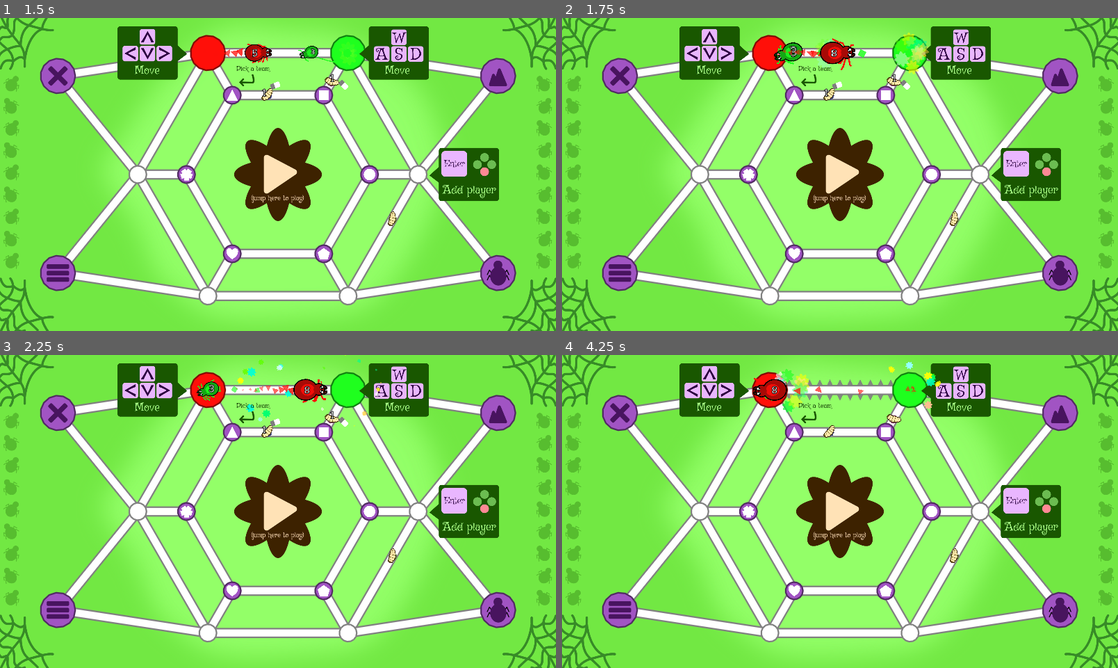
Above: before the commit, frames 1-4 (two rows, left to right).
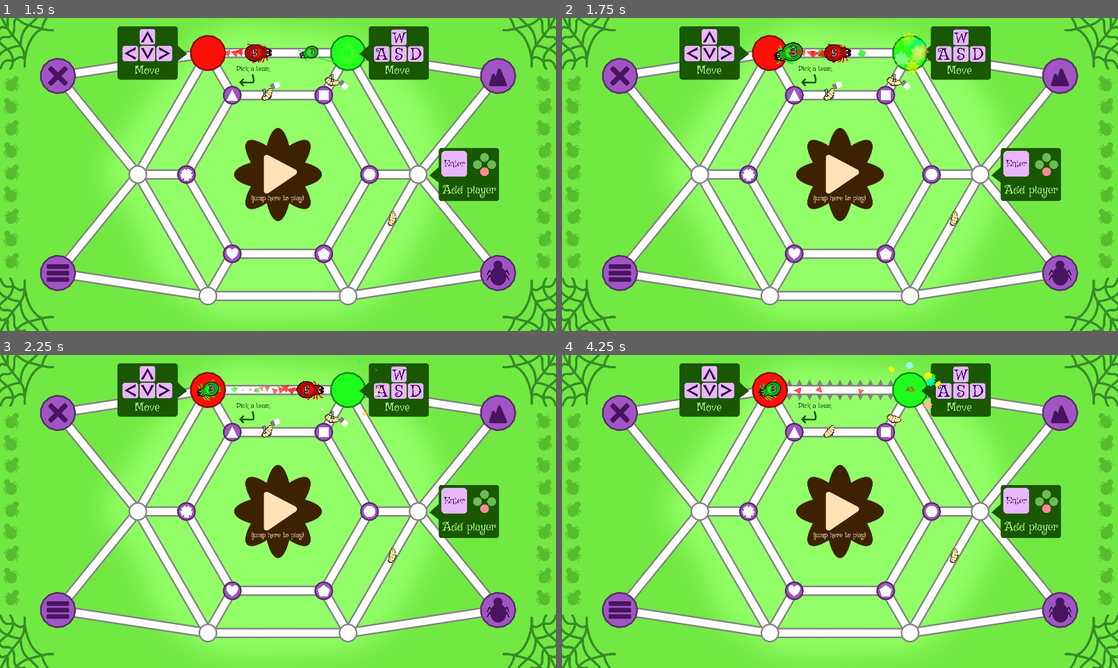
Above: after the commit, the same moments.

Repository: Pandaqi/Windowsilk
Game: Godot game, scene res://Menu.tscn
Same seed, same stepped clock (60 frames per second), same inputs: the game is played once before the commit and once after it. Sound files missing from this copy of the repository are replaced by a short silence.
Inputs:
- Up to frame 1 (1.5 s): tap Enter (add_keyboard_player) at 0.5, 0.6 s; hold Right 0.53-1.28 s; hold Down from 1.28 s (still down); tap T at 1.35 s
- Up to frame 2 (1.75 s): keep holding Down
- Up to frame 3 (2.25 s): release Down at 2.03 s; hold Right from 2.03 s (still down); tap K at 2.1 s
- Up to frame 4 (4.25 s): release Right at 2.78 s; hold Up (ui_up) 2.78-3.53 s; tap J at 2.85 s; tap Space (unpause) at 3.5 s; hold Left from 3.53 s (still down); tap H at 3.6 s

Frame 1 is identical in both runs. In frame 2, 0.4% of the frame differs, in the area x 45-53%, y 6-17%; in frame 3, 0.4%; in frame 4, 0.7%, in the area x 34-64%, y 4-19%.

Commit message:
Fixed all issues after playtest
Now I just need to grab screenshots + put it all in a trailer, and we're done with this.

Diff:
--- a/Main.tscn
+++ b/Main.tscn
@@ -11,6 +11,7 @@
 [ext_resource path="res://scripts/gui.gd" type="Script" id=9]
 [ext_resource path="res://assets/fonts/griffy.ttf" type="DynamicFontData" id=10]
 [ext_resource path="res://assets/ui/pause_reminder.png" type="Texture" id=11]
+[ext_resource path="res://scripts/larva_helper.gd" type="Script" id=12]
 [ext_resource path="res://scripts/players.gd" type="Script" id=16]
 
 [sub_resource type="Shader" id=1]
@@ -80,6 +81,12 @@
 
 [node name="Players" type="Node2D" parent="."]
 script = ExtResource( 16 )
+
+[node name="LarvaHelper" type="Node2D" parent="Players"]
+script = ExtResource( 12 )
+
+[node name="Timer" type="Timer" parent="Players/LarvaHelper"]
+one_shot = true
 
 [node name="Particles" parent="." instance=ExtResource( 8 )]
 
@@ -157,6 +164,7 @@
 [node name="ReminderTimer" type="Timer" parent="GUI"]
 one_shot = true
 
+[connection signal="timeout" from="Players/LarvaHelper/Timer" to="Players/LarvaHelper" method="_on_Timer_timeout"]
 [connection signal="timeout" from="GUI/Timer" to="GUI" method="_on_Timer_timeout"]
 [connection signal="timeout" from="GUI/GameOverTimer" to="GUI" method="_on_GameOverTimer_timeout"]
 [connection signal="timeout" from="GUI/ReminderTimer" to="GUI" method="_on_ReminderTimer_timeout"]
--- a/scripts/arena.gd
+++ b/scripts/arena.gd
@@ -5,7 +5,7 @@
 var data = {}
 
 const SPLASH_KNOCKBACK_RADIUS : float = 100.0
-const SPLASH_KNOCKBACK_FORCE : float = 500.0
+const SPLASH_KNOCKBACK_FORCE : float = 440.0
 
 onready var particles = get_node("/root/Main/Particles")
 
--- a/scripts/arenas/desertwail.gd
+++ b/scripts/arenas/desertwail.gd
@@ -1,6 +1,6 @@
 extends Node2D
 
-const NUM_DUST_CLOUDS : int = 3
+const NUM_DUST_CLOUDS : int = 2
 
 var dc_scene = preload("res://scenes/arenas/dust_cloud.tscn")
 onready var web = get_node("/root/Main/Web")
--- a/scripts/arenas/dust_cloud.gd
+++ b/scripts/arenas/dust_cloud.gd
@@ -5,7 +5,7 @@
 const SCALE_BOUNDS = { 'min': 0.725, 'max': 1.0 }
 const CLOUD_SIZE : float = 512.0
 
-const GUST_FORCE : float = 300.0
+const GUST_FORCE : float = 200.0
 
 var force
 var speed : float
--- a/scripts/arenas/fruitfill.gd
+++ b/scripts/arenas/fruitfill.gd
@@ -4,6 +4,7 @@
 const COLLECTIBLE_BOUNDS = { 'min': 2, 'max': 5 }
 const OFF_WEB_PROB : float = 0.1
 const ROTTING_INTERVAL : float = 10.0
+const MAX_FRUIT_START_POINTS : int = 2
 
 onready var timer = $Timer
 onready var spawner = get_node("/root/Main/Spawner")
@@ -47,6 +48,7 @@
 	web.entities.add_child(f)
 
 	f.m.status.initialize(ROTTING_INTERVAL)
+	f.m.points.set_to(randi() % MAX_FRUIT_START_POINTS)
 
 	print("FRUIT PLACED AT")
 	print(data.pos)
--- a/scripts/edge_modules/module_owner.gd
+++ b/scripts/edge_modules/module_owner.gd
@@ -2,6 +2,7 @@
 
 const PAINT_VOLUME : float = -6.0
 const MAX_PLAYER_STUCK_TIME : float = 15.0
+const MIN_ALPHA : float = 0.33 # allowing the fade to go to 0 means we don't clearly see owners for 5-10 seconds, which isn't great
 
 var boss = null
 var total_wait_time : float = 20.0
@@ -18,12 +19,24 @@
 
 func set_to(b, short = true):
 	if not b: return
+	if forbid_owner_due_to_home_base(b): return
 
 	boss = b
 	GlobalAudio.play_dynamic_sound(body, "web_paint", PAINT_VOLUME)
 
 	body.m.drawer.set_pattern(boss.m.status.team_num)
 	start_timer(short)
+
+func forbid_owner_due_to_home_base(b):
+	var start_node = body.m.body.start
+	var end_node = body.m.body.end
+
+	if start_node.m.status.is_home_base():
+		if not start_node.m.homebase.is_mine(b): return true
+
+	if end_node.m.status.is_home_base():
+		if not end_node.m.homebase.is_mine(b): return true
+	return false
 
 func get_it():
 	return boss
@@ -60,9 +73,10 @@
 		entity.m.status.give_constant_feedback("Can't enter special lines!")
 		return false
 
-	if boss.m.status.team_num != entity.m.status.team_num:
-		entity.m.status.give_constant_feedback("Owned by someone else!")
-		return false
+	if GlobalDict.cfg.forbid_players_entering_silk_from_another_team:
+		if boss.m.status.team_num != entity.m.status.team_num:
+			entity.m.status.give_constant_feedback("Owned by someone else!")
+			return false
 
 	return true
 
@@ -74,7 +88,8 @@
 	return timer.time_left
 
 func get_fade_ratio():
-	return clamp(get_time_left() / total_wait_time, 0.2, 1.0)
+	var ratio = get_time_left() / total_wait_time
+	return MIN_ALPHA + ratio*(1.0 - MIN_ALPHA)
 
 func start_timer(short):
 	total_wait_time = GlobalDict.cfg.short_owner_fade_time
--- a/scripts/entities.gd
+++ b/scripts/entities.gd
@@ -101,6 +101,10 @@
 	if too_many_of_type(group):
 		return
 
+	# my code for the "Doubler" specialty is SO GOOD that it can actually succesfully double the player :p
+	# but that leads to confusion, so disable it
+	if rand_type == "player_spider": return
+
 	var entity = entity_scene.instance()
 	web.entities.add_child(entity)
 
--- a/scripts/entity_modules/module_silkreader.gd
+++ b/scripts/entity_modules/module_silkreader.gd
@@ -48,7 +48,7 @@
 	if not edge.m.boss.has_one(): return
 	if edge.m.boss.is_safe_for(body): return
 
-	var prob = 1.0 - (body.m.points.count() + 1.0) / (GlobalDict.cfg.max_points_capacity + 1.0)
+	var prob = 1.0 - (body.m.points.count() + 0.5) / (GlobalDict.cfg.max_points_capacity + 1.0)
 	prob *= STUCK_PROB_SCALE_FACTOR
 	if randf() > prob: return
 
--- a/scripts/entity_modules/module_specialties.gd
+++ b/scripts/entity_modules/module_specialties.gd
@@ -5,7 +5,7 @@
 
 const DURATION : float = 10.0
 const FLICKER_THRESHOLD : float = 3.0 # from what point the icon starts flickering to indicate it's wearing out
-const NOISE_MAKER_FORCE : float = 250.0
+const NOISE_MAKER_FORCE : float = 180.0
 
 const FEATHERLIGHT_SPEED : float = 0.1 # how fast points move inwards
 const MARGIN_BEFORE_FEATHERLIGHT_STARTS : float = 20.0
--- a/scripts/globals/global_dict.gd
+++ b/scripts/globals/global_dict.gd
@@ -28,7 +28,7 @@
 
 	'players_leave_trail': true,
 	'short_owner_fade_time': 20.0,
-	'long_owner_fade_time': 300.0,
+	'long_owner_fade_time': 200.0,
 	'owned_silk_catches_any_bug': true,
 
 	'allow_eating_small_players': false,
@@ -36,6 +36,7 @@
 	'paint_trails_when_jumping': true,
 
 	"ai_can_enter_owned_silk": true,
+	'forbid_players_entering_silk_from_another_team': false,
 
 	"max_entities_per_type": 10,
 
--- /dev/null
+++ b/scripts/larva_helper.gd
@@ -0,0 +1,46 @@
+extends Node2D
+
+const TIMER_BOUNDS = { 'min': 16, 'max': 30 }
+const LARVA_HELP_RADIUS : float = 150.0
+
+onready var players = get_parent()
+onready var web = get_node("/root/Main/Web")
+onready var entities = get_node("/root/Main/Entities")
+onready var timer = $Timer
+
+func _ready():
+	restart_timer()
+
+func _on_Timer_timeout():
+	restart_timer()
+	place_helper_larva()
+
+func restart_timer():
+	timer.wait_time = rand_range(TIMER_BOUNDS.min, TIMER_BOUNDS.max)
+	timer.start()
+
+func place_helper_larva():
+	var teams = players.get_teams_in_play()
+	for team_num in teams:
+		var team_has_low_players = false # points below 1
+		var team_nodes = players.get_players_in_team(team_num)
+
+		for node in team_nodes:
+			if node.m.points.count() <= 0:
+				team_has_low_players = true
+				break
+
+			if node.m.points.count() <= 1 and randf() <= 0.75:
+				team_has_low_players = true
+				break
+
+		if not team_has_low_players: continue
+
+		var home_base = web.home_bases[team_num]
+		var params = {
+			'type': 'larva',
+			'nearby_point': home_base,
+			'nearby_radius': LARVA_HELP_RADIUS
+		}
+
+		entities.place_entity(params)
--- a/scripts/main.gd
+++ b/scripts/main.gd
@@ -49,12 +49,6 @@
 
 	game_over(team_num)
 
-func on_team_progression(team_num, points, needed_points):
-	if points < needed_points: return
-	if game_over_state: return
-
-	game_over(team_num)
-
 func on_team_won(team_num):
 	GlobalAudio.play_static_sound("win_game")
 
@@ -80,7 +74,8 @@
 
 	if winning_teams.size() <= 0: return
 	if winning_teams.size() == 1:
-		on_team_won(team_num)
+		var winning_team_num = winning_teams[0].m.homebase.team_num
+		on_team_won(winning_team_num)
 		return
 
 	# use number of deaths as a tiebreaker
--- a/scripts/player_modules/collector.gd
+++ b/scripts/player_modules/collector.gd
@@ -82,10 +82,30 @@
 	# cannot eat ourselves or non-entities
 	if other_body == body: return false
 	if not other_body.is_in_group("Entities"): return false
+	if not other_body.m.status.can_die: return false
+
+	var we_are_player = body.m.status.is_player()
+	var they_are_player = other_body.m.status.is_player()
+
+	# if a player is near their home base, they are invincible
+	if other_body.m.generalarea.has_protection_from_home_base():
+		if give_feedback: other_body.m.status.give_constant_feedback("Protected by home!")
+		return false
+
+	# same team?
+	if we_are_player:
+		var same_team = (other_body.m.status.team_num == body.m.status.team_num)
+		if same_team:
+			body.m.status.give_feedback("Can't eat team!")
+			return false
 
 	# we're at max capacity?
+	# -> only holds for PLAYERS eating anything
+	# -> or NON-PLAYERS eating NON-PLAYERS
+	# (so players still have a threat from big bugs, even if they're at max)
 	if body.m.points.at_max_capacity():
-		if give_feedback: body.m.status.give_constant_feedback("Max capacity!")
+		if we_are_player or not they_are_player:
+			if give_feedback: body.m.status.give_constant_feedback("Max capacity!")
 		return false
 
 	# if the other is no (longer) a valid entity, abort
@@ -94,11 +114,6 @@
 	# conversely, if the other is incapacitated, they cannot defend themselves and eating is always possible
 	# (mostly applies to flying bugs getting stuck in player-owned silk)
 	if other_body.m.status.is_incapacitated: return true
-
-	# if a player is near their home base, they are invincible
-	if other_body.m.generalarea.has_protection_from_home_base():
-		if give_feedback: other_body.m.status.give_constant_feedback("Protected by home!")
-		return false
 
 	# no need to eat/chase something that's already poisoned if we're poisoned
 	if body.m.specialties.is_poisoned() and other_body.m.specialties.is_poisoned():
@@ -120,8 +135,6 @@
 
 	# now apply the point check => more points than the other? can eat
 	var margin = 0
-	var we_are_player = body.is_in_group("Players")
-	var they_are_player = other_body.is_in_group("Players")
 	var apply_point_difference_check = body.is_in_group("Players") or GlobalDict.cfg.point_difference_holds_for_all
 
 	if they_are_player and apply_point_difference_check:
--- a/scripts/player_modules/module_jumper.gd
+++ b/scripts/player_modules/module_jumper.gd
@@ -161,6 +161,8 @@
 			GlobalAudio.play_dynamic_sound(body, "web_create")
 
 		play_jump_tween()
+	else:
+		succesful = false
 
 	if not succesful:
 		finish_jump()
--- a/scripts/point_modules/module_homebase.gd
+++ b/scripts/point_modules/module_homebase.gd
@@ -67,7 +67,8 @@
 	total_points += dp
 	update_label()
 
-	main_node.on_team_progression(team, total_points, target_points)
+	if not should_win(): return
+	main_node.on_team_won(team)
 
 func check_player_entrance(p):
 	if not active: return
--- a/scripts/specialty_modules/module_doubler.gd
+++ b/scripts/specialty_modules/module_doubler.gd
@@ -1,6 +1,6 @@
 extends Node2D
 
-const DOUBLE_INTERVAL = { 'min': 12.0, 'max': 20.0 }
+const DOUBLE_INTERVAL = { 'min': 17.0, 'max': 28.0 }
 
 onready var timer = $Timer
 onready var specialty_module = get_parent().get_parent()
Not shown: 1 places in Main.tscn that only renumber resources
Not shown, changed: non_game/[Devlog] Game Off (2021).docx
Not shown, changed: non_game/[Idea] Game Off (2021).docx
